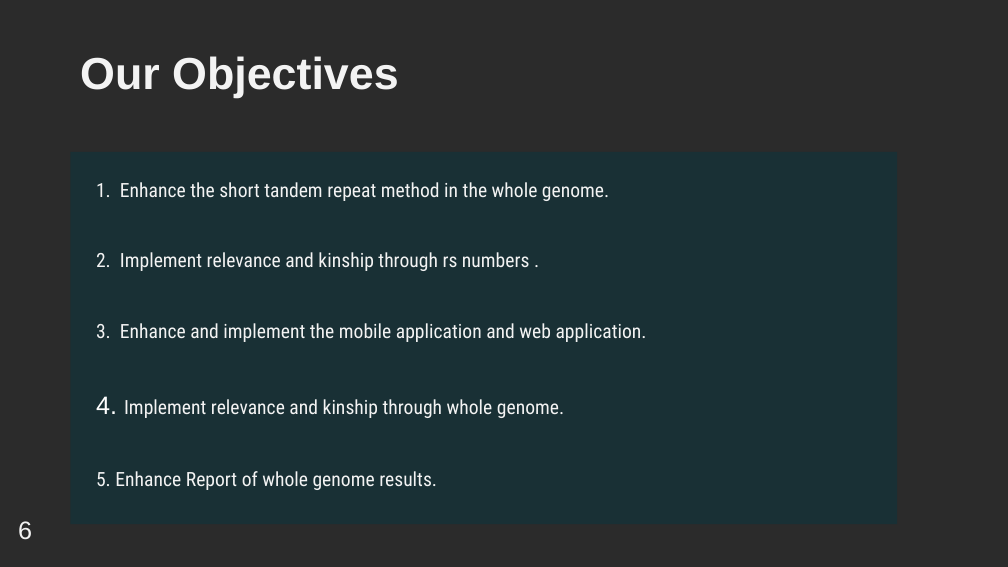
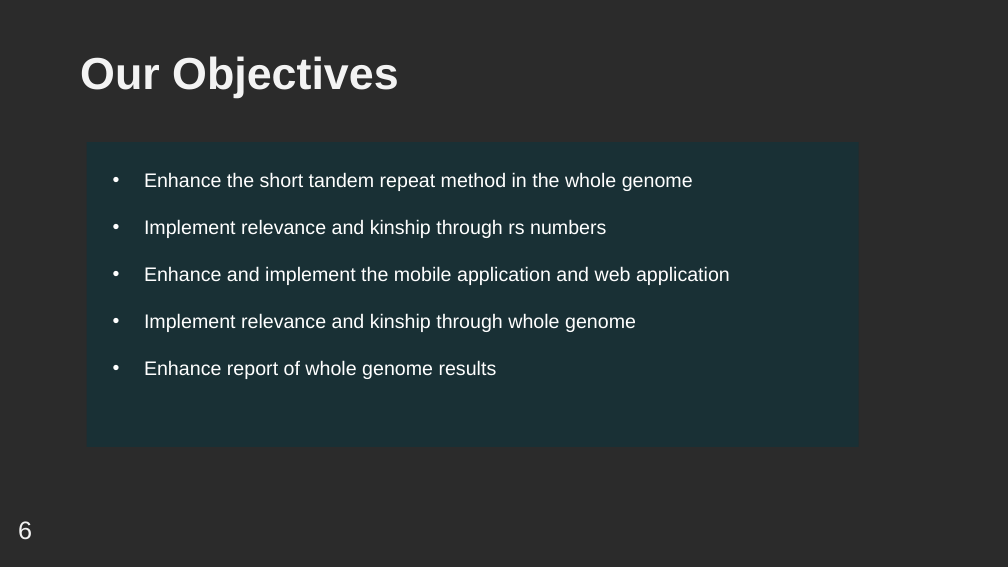
Before and after one commit to YoussifAssem/Genatac, a slide deck: slide 7 of E-Genetics/presentations/SRS (2).pptx. Drawn at 1008x567 pixels with LibreOffice and Linux fonts; fonts in the diff are those of the drawing; background and template pictures are left out; a plain dark background stands for a picture behind light text. Boxes give left, top, right and bottom in pixels: in the first picture for what was removed or moved away, otherwise in the second. Text is boxed around its words. In the diff, an @@ line names an element or a change of style, - is before the commit and + after.

```diff
--- a/E-Genetics/presentations/SRS (2).pptx
+++ b/E-Genetics/presentations/SRS (2).pptx
@@ rectangle "Enhance the short tandem repeat ...": place and size @@
-rectangle "Enhance the short tandem repeat ..." at [71, 152, 897, 524]
+rectangle "Enhance the short tandem repeat ..." at [87, 142, 859, 447]
@@ text in rectangle at [144, 172, 730, 379]: text changed; font Roboto Condensed to Arial; text colour #F3F3F3 to #FFFFFF @@
-1. Enhance the short tandem repeat method in the whole genome.
-2. Implement relevance and kinship through rs numbers .
-3. Enhance and implement the mobile application and web application.
-4. Implement relevance and kinship through whole genome.
-5. Enhance Report of whole genome results.
+• Enhance the short tandem repeat method in the whole genome
+• Implement relevance and kinship through rs numbers
+• Enhance and implement the mobile application and web application
+• Implement relevance and kinship through whole genome
+• Enhance report of whole genome results
```
Also in this commit, not shown: 2 other slides changed.
